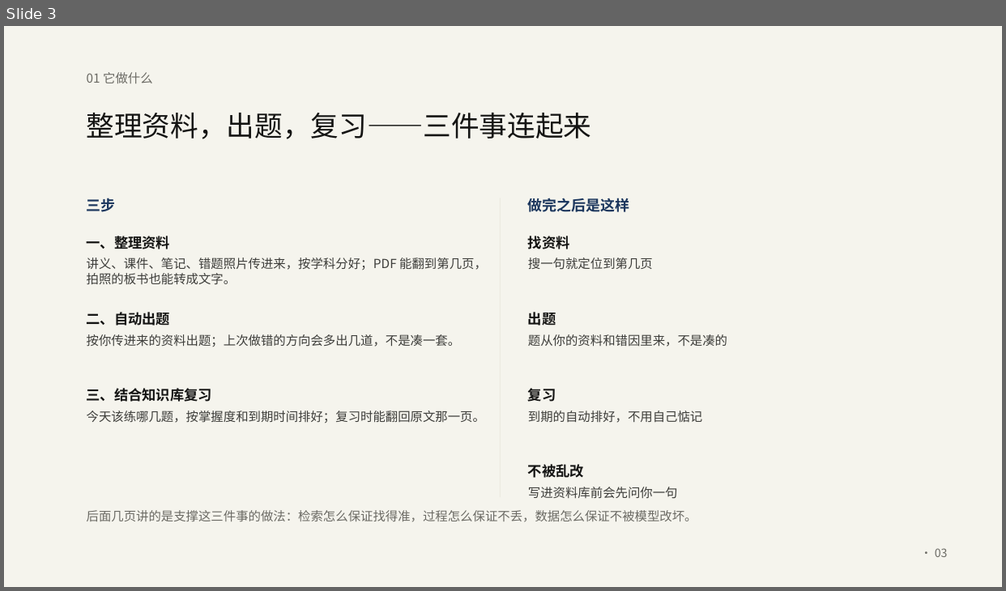
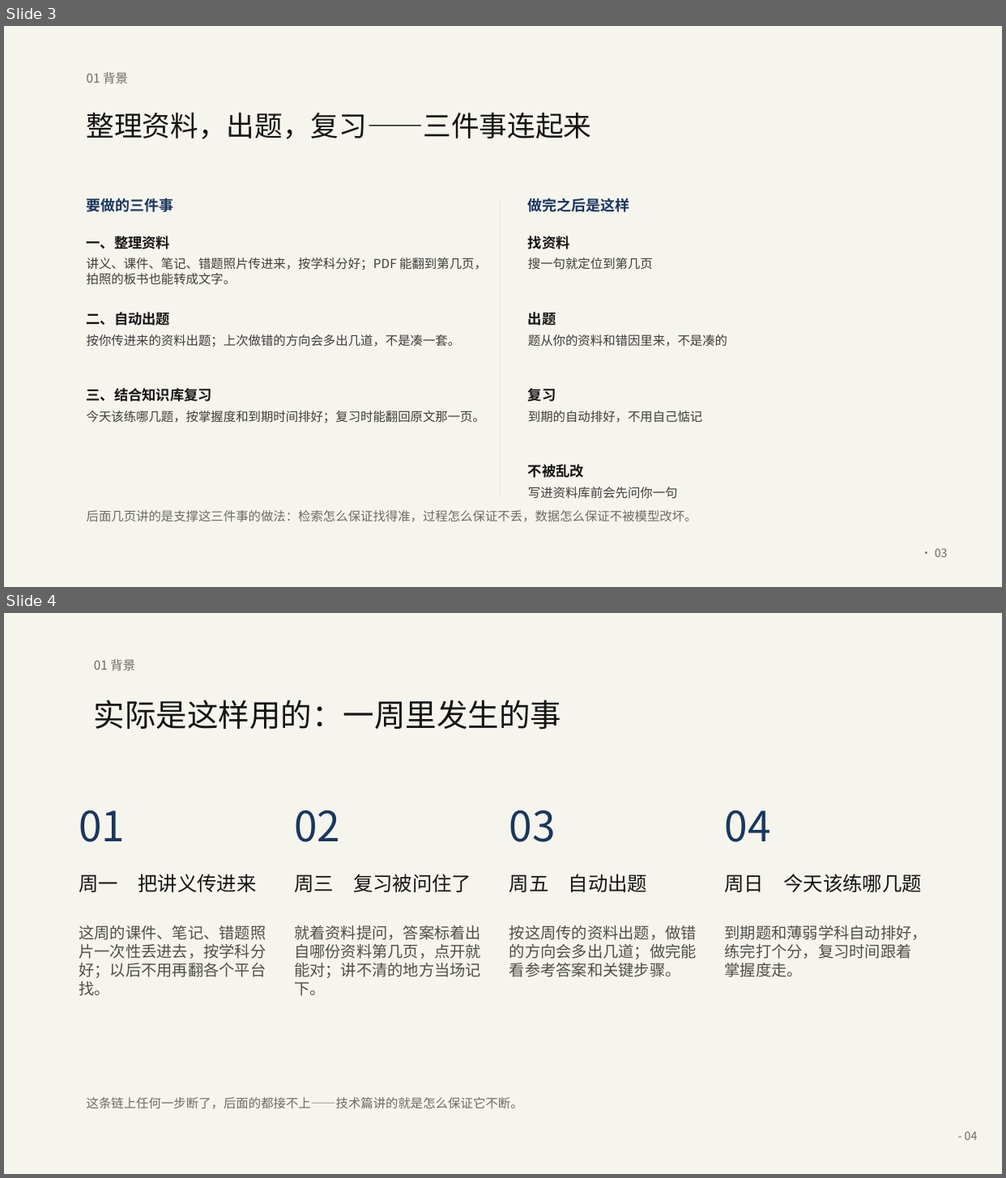
Before and after one commit to Baicaicn23/StudyGraph, a slide deck: docs/作品集/参赛/知迹答辩/知迹答辩.pptx. Shown one above the other, each under a label of ours: slide 3 before the commit, slides 3 and 4 after it. The pictures are 1006x591 and 1006x1178 pixels, drawn with LibreOffice and Linux fonts; fonts in the diff are those of the drawing. Boxes give left, top, right and bottom in pixels: in the first picture for what was removed or moved away, otherwise in the second. Text is boxed around its words. In the diff, an @@ line names an element or a change of style, - is before the commit and + after.

Commit message:
feat(参赛): PPT 重排为 13 页——背景与技术严格分开，技术项一项一页
用户要求背景与技术不混。核对后发现三个技术在原 PPT 上完全缺失（代码里都有）：
工具调用（9 个工具）、MCP、联网搜索 —— 全部补上。

- 13 页四段：背景 2 页（三件事 / 一周里发生的事）→ 技术 6 页（回合编排 / 工具调用 /
  工具权限 / 检索 / MCP / 联网搜索，一项一页）→ 应用与验证 1 页 → 边界与收束 2 页
- 背景段只讲用户视角：做什么、典型一周怎么用
- 技术段每页给「是什么 / 我们怎么做的 / 换来什么或代价」，脚注一句话收口
- 01-作品说明：文首标明「背景（一二四）/ 技术（三五六）」两段，技术亮点补工具调用与联网搜索
- 页名 13 条同步，13/13 落盘，validate 无错

```diff
--- a/docs/作品集/参赛/知迹答辩/知迹答辩.pptx
+++ b/docs/作品集/参赛/知迹答辩/知迹答辩.pptx
@@ slide 4 added at (4, 613, 1002, 1174), background #FFFFFF @@
@@ rectangle added at (4, 613, 1002, 1174), fill #F5F4ED @@
@@ text added at (94, 659, 135, 671), 12 pt, text #6B6A64 @@
+01 背景
@@ text added at (94, 700, 561, 730), 30 pt, text #141413 @@
+实际是这样用的：一周里发生的事
@@ text added at (79, 810, 125, 842), 40 pt, text #1B365D @@
+01
@@ text added at (294, 810, 340, 842), 40 pt, text #1B365D @@
+02
@@ text added at (509, 810, 556, 842), 40 pt, text #1B365D @@
+03
@@ text added at (725, 810, 771, 842), 40 pt, text #1B365D @@
+04
@@ text added at (79, 874, 256, 892), 19 pt, text #141413 @@
+周一 把讲义传进来
@@ text added at (294, 874, 471, 892), 19 pt, text #141413 @@
+周三 复习被问住了
@@ text added at (509, 874, 647, 892), 19 pt, text #141413 @@
+周五 自动出题
@@ text added at (725, 874, 922, 892), 19 pt, text #141413 @@
+周日 今天该练哪几题
@@ text added at (79, 926, 266, 996), 15 pt, text #504E49 @@
+这周的课件、笔记、错题照片一次性丢进去，按学科分好；以后不用再翻各个平台找。
@@ text added at (294, 926, 481, 996), 15 pt, text #504E49 @@
+就着资料提问，答案标着出自哪份资料第几页，点开就能对；讲不清的地方当场记下。
@@ text added at (509, 926, 697, 977), 15 pt, text #504E49 @@
+按这周传的资料出题，做错的方向会多出几道；做完能看参考答案和关键步骤。
@@ text added at (725, 926, 927, 977), 15 pt, text #504E49 @@
+到期题和薄弱学科自动排好，练完打个分，复习时间跟着掌握度走。
@@ text added at (87, 1097, 523, 1110), 12 pt, text #6B6A64 @@
+这条链上任何一步断了，后面的都接不上——技术篇讲的就是怎么保证它不断。
@@ text added at (965, 1131, 978, 1140), 11 pt, text #6B6A64 @@
+- 04
@@ slide 3 changed as well @@
@@ text at (87, 72, 128, 84): text changed @@
-01 它做什么
+01 背景
@@ text at (87, 198, 174, 212): text changed @@
-三步
+要做的三件事
```
Also in this commit, not shown: 8 other slides changed, 3 other slides added, 2 slides removed, 3 other files.
